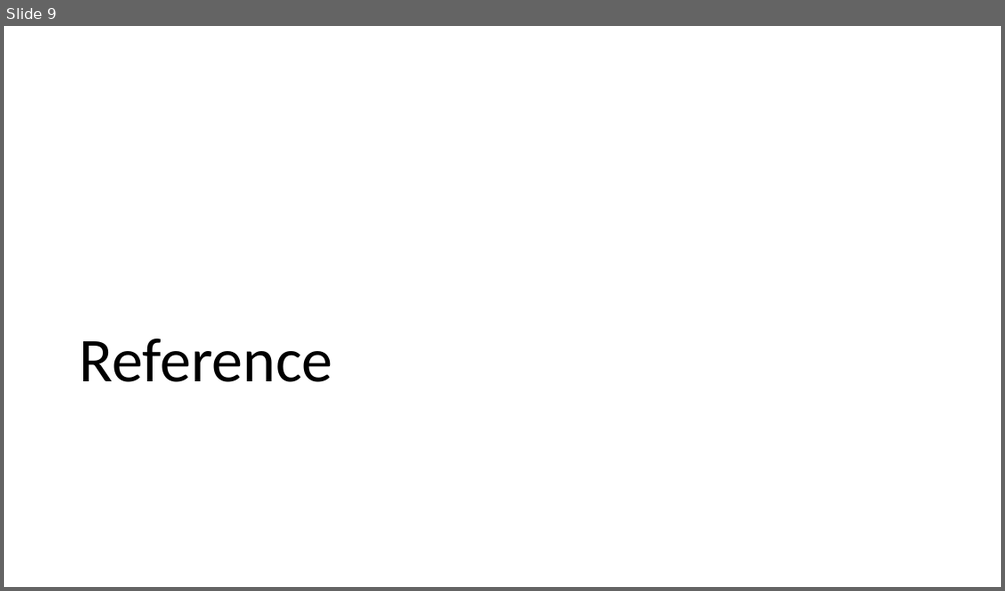
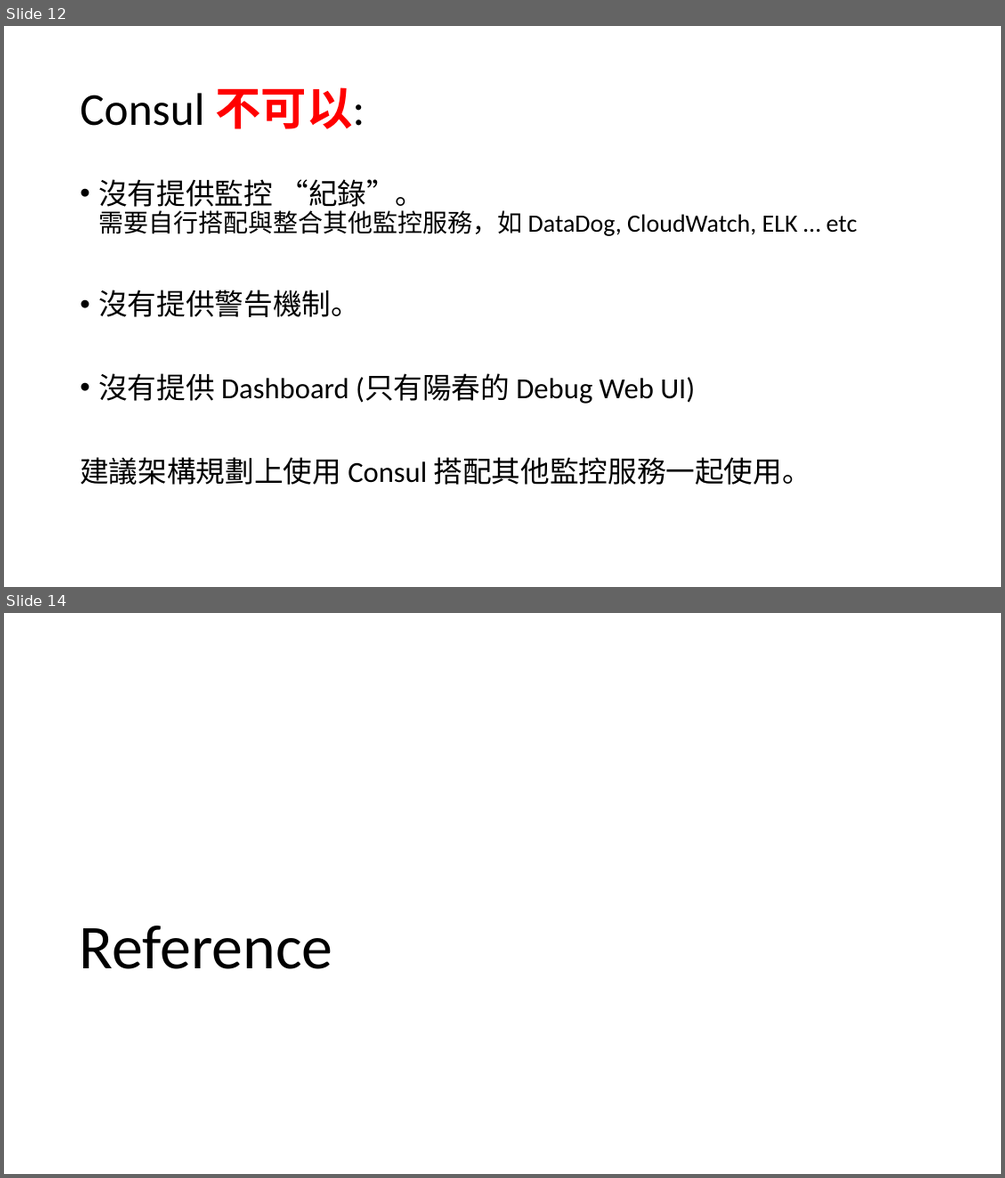
Before and after one commit to andrew0928/Meetup, a slide deck: 20180526.DevOps.MonitorTools/Consul_Andrew.pptx. Shown one above the other, each under a label of ours: slide 9 before the commit, slides 12 and 14 after it; the slides between them are not shown. The pictures are 1005x591 and 1005x1178 pixels, drawn with LibreOffice and Linux fonts; fonts in the diff are those of the drawing. Boxes give left, top, right and bottom in pixels: in the first picture for what was removed or moved away, otherwise in the second. Text is boxed around its words. In the diff, an @@ line names an element or a change of style, - is before the commit and + after.

```diff
--- a/20180526.DevOps.MonitorTools/Consul_Andrew.pptx
+++ b/20180526.DevOps.MonitorTools/Consul_Andrew.pptx
@@ slide 12 added at [4,26,1001,587], background #FFFFFF @@
@@ title added at [80,87,364,129], 44 pt, text #000000 @@
+Consul 不可以:
@@ text added at [80,179,858,484], 28 pt, text #000000 @@
+• 沒有提供監控 “紀錄”。
+  需要自行搭配與整合其他監控服務，如 DataDog, CloudWatch, ELK … etc
+• 沒有提供警告機制。
+• 沒有提供 Dashboard (只有陽春的 Debug Web UI)
+建議架構規劃上使用 Consul 搭配其他監控服務一起使用。
@@ what was slide 9 is now slide 14 @@
```
Also in this commit, not shown: 3 slides changed, 6 other slides added, 2 slides removed.
